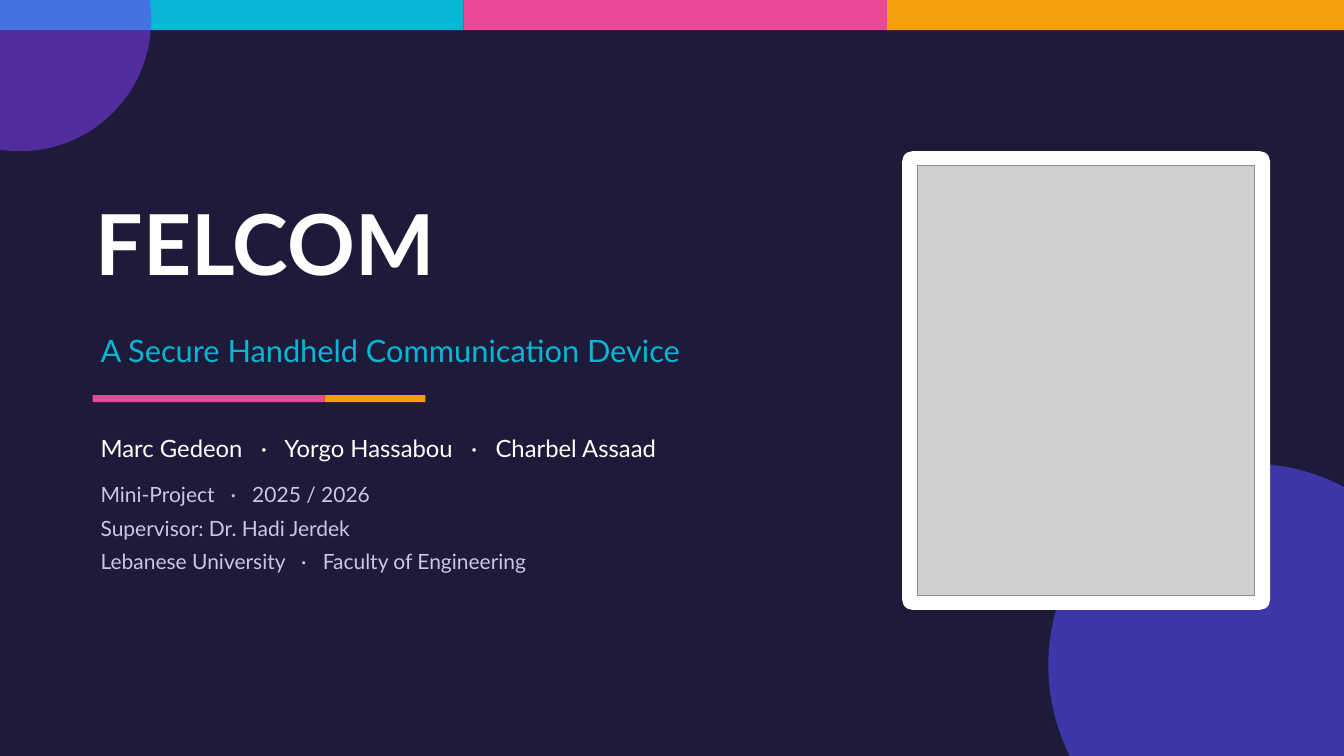
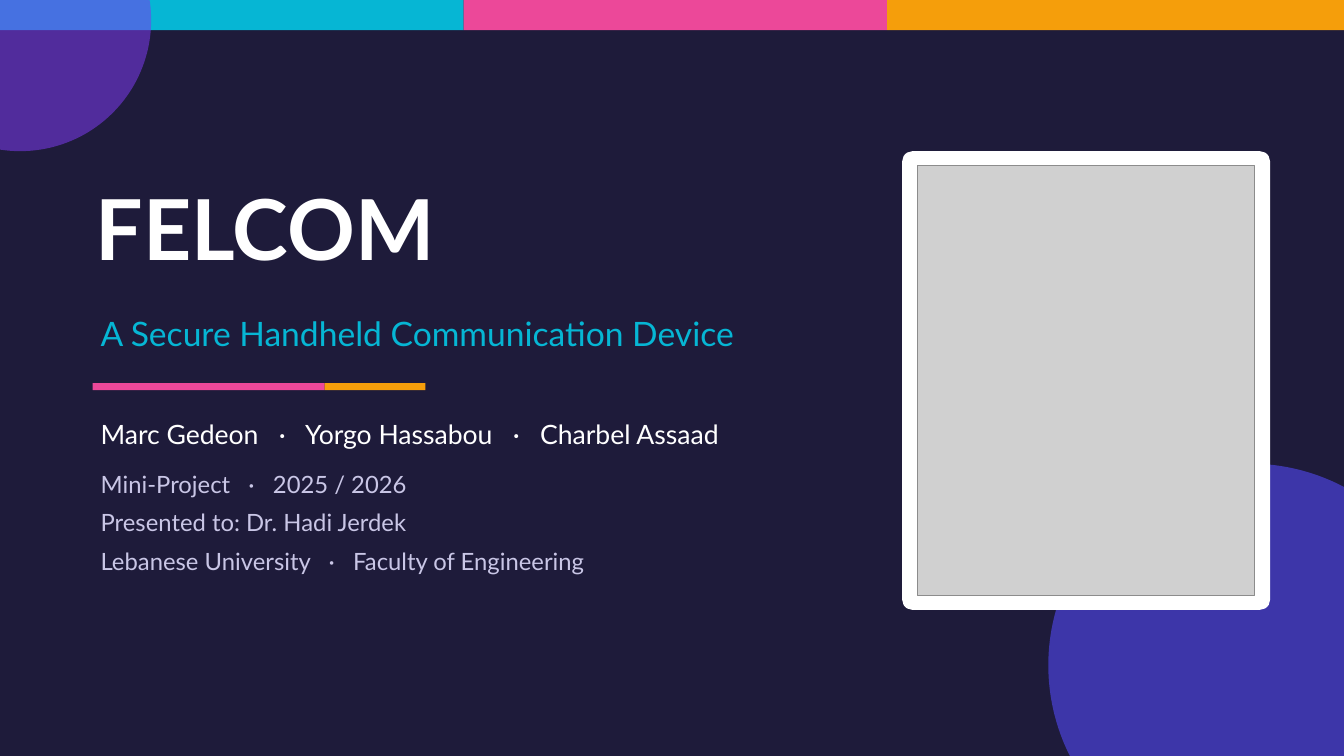
Before and after one commit to MarcEGed/Mini-Project, a slide deck: slide 1 of FELCOM_Presentation.pptx. Drawn at 1344x756 pixels with LibreOffice and Linux fonts; fonts in the diff are those of the drawing; grey boxes stand for pictures. Boxes give left, top, right and bottom in pixels: in the first picture for what was removed or moved away, otherwise in the second. Text is boxed around its words. In the diff, an @@ line names an element or a change of style, - is before the commit and + after.

```diff
--- a/FELCOM_Presentation.pptx
+++ b/FELCOM_Presentation.pptx
@@ text "FELCOM": place and size @@
-text "FELCOM" at [96,213,435,276]
+text "FELCOM" at [96,198,435,261]
@@ text "A Secure Handheld Communication Device": place and size @@
-text "A Secure Handheld Communication Device" at [101,339,680,362]
+text "A Secure Handheld Communication Device" at [101,321,734,346]
@@ text "A Secure Handheld Communication Device" at [101,321,734,346]: size 22 to 24 pt @@
@@ rectangle: place and size @@
-rectangle at [93,395,325,402]
+rectangle at [93,383,325,390]
@@ rectangle: place and size @@
-rectangle at [325,395,425,402]
+rectangle at [325,383,425,390]
@@ text "Marc Gedeon · Yorgo Hassabou ...": place and size @@
-text "Marc Gedeon · Yorgo Hassabou ..." at [101,439,656,573]
+text "Marc Gedeon · Yorgo Hassabou ..." at [101,424,718,575]
@@ text at [101,424,718,575]: size 17 to 19 pt in "Marc Gedeon · Yorgo Hassabou · Charbel ..."; size 15 to 17 pt in "Mini-Project · 2025 / 2026", "Lebanese University · Faculty of Engineering"; more space between paragraphs @@
@@ text at [101,513,406,531]: text changed; size 15 to 17 pt @@
-Supervisor: Dr. Hadi Jerdek
+Presented to: Dr. Hadi Jerdek
```
Also in this commit, not shown: 11 other slides changed, 3 slides added, 1 slide removed.
